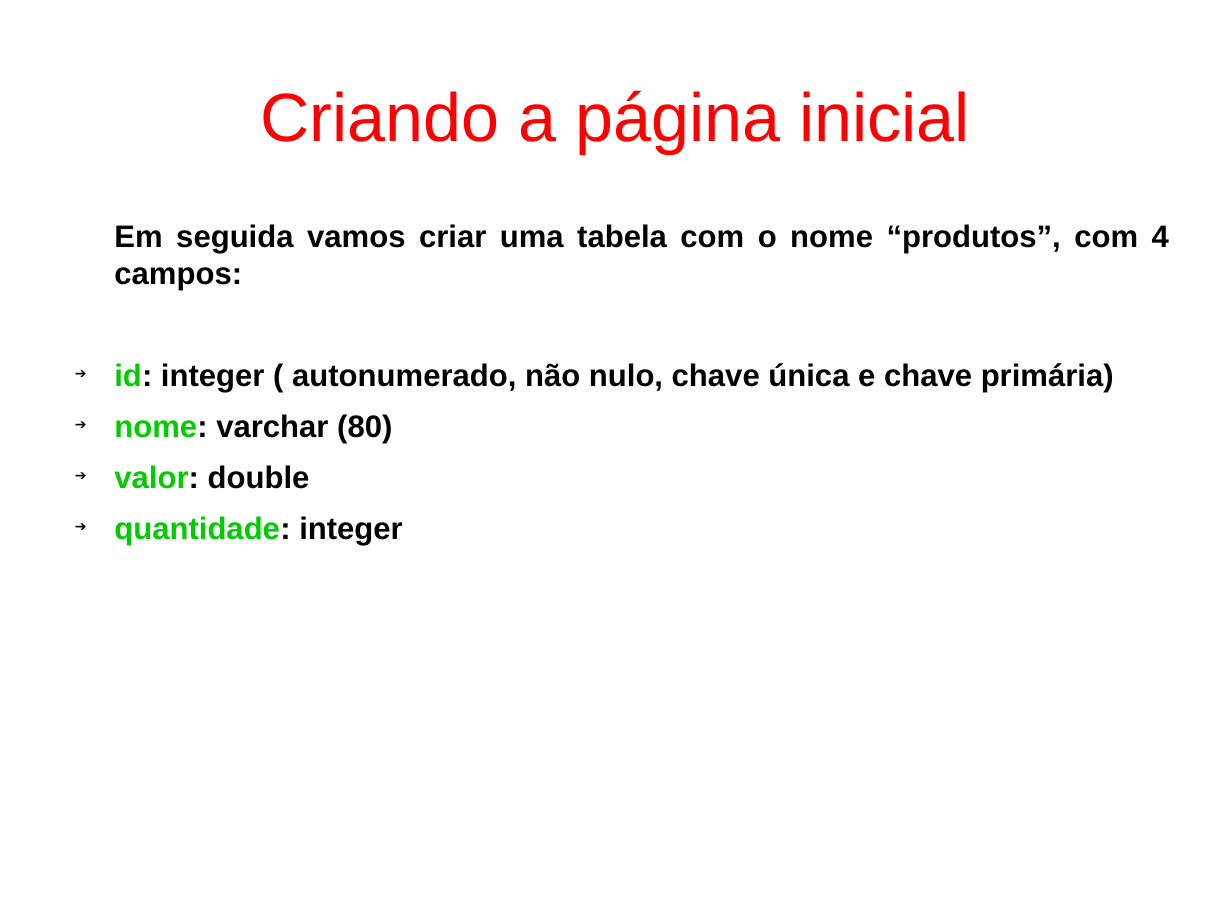
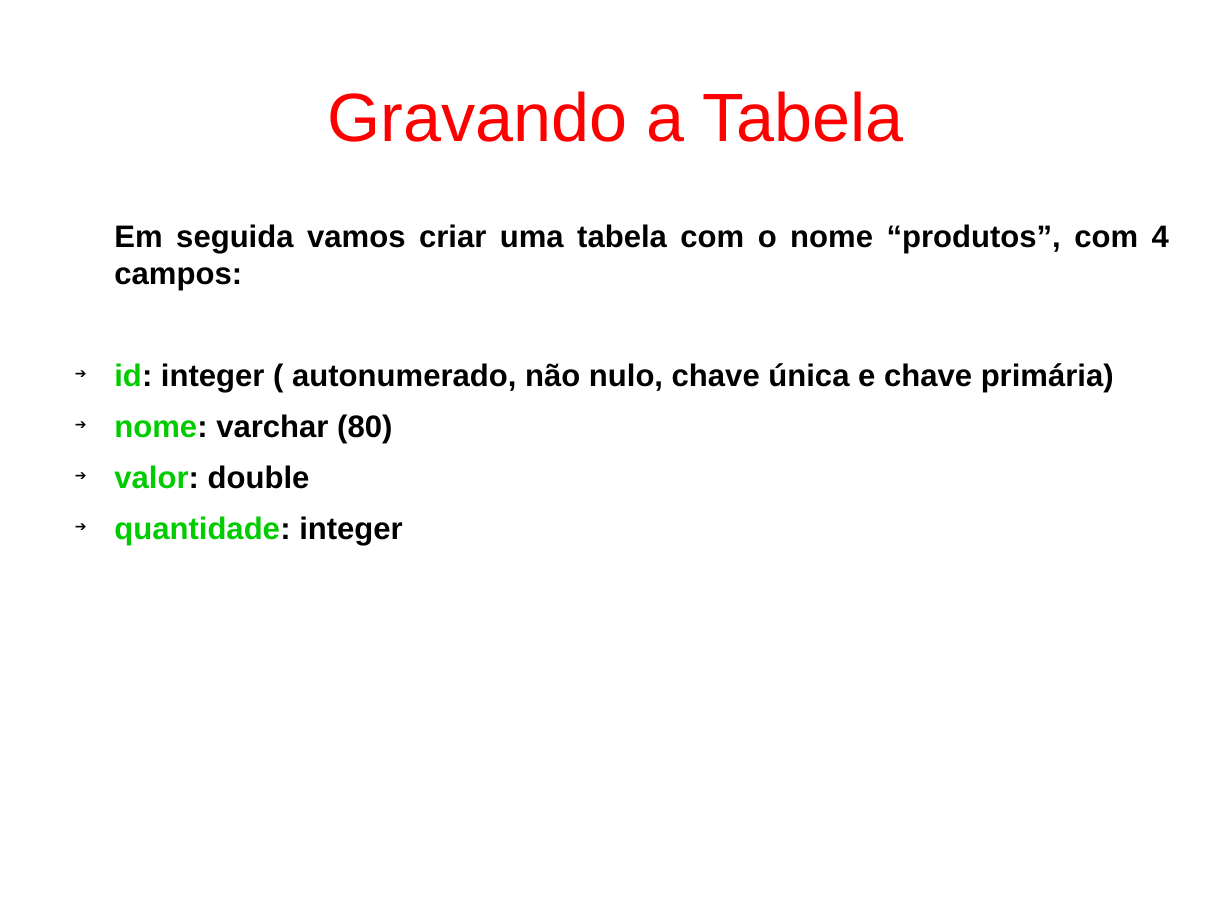
Before and after one commit to fgsl/lojasacme, a slide deck: slide 42 of docs/tutorial.odp. Drawn at 1232x924 pixels with LibreOffice and Linux fonts; fonts in the diff are those of the drawing. Boxes give left, top, right and bottom in pixels: in the first picture for what was removed or moved away, otherwise in the second. Text is boxed around its words. In the diff, an @@ line names an element or a change of style, - is before the commit and + after.

Commit message:
Alterar título de slides 42 e 43 #34

```diff
--- a/docs/tutorial.odp
+++ b/docs/tutorial.odp
@@ title at (328, 91, 903, 142): text changed @@
-Criando a página inicial
+Gravando a Tabela
```
Also in this commit, not shown: 1 other slide changed.
